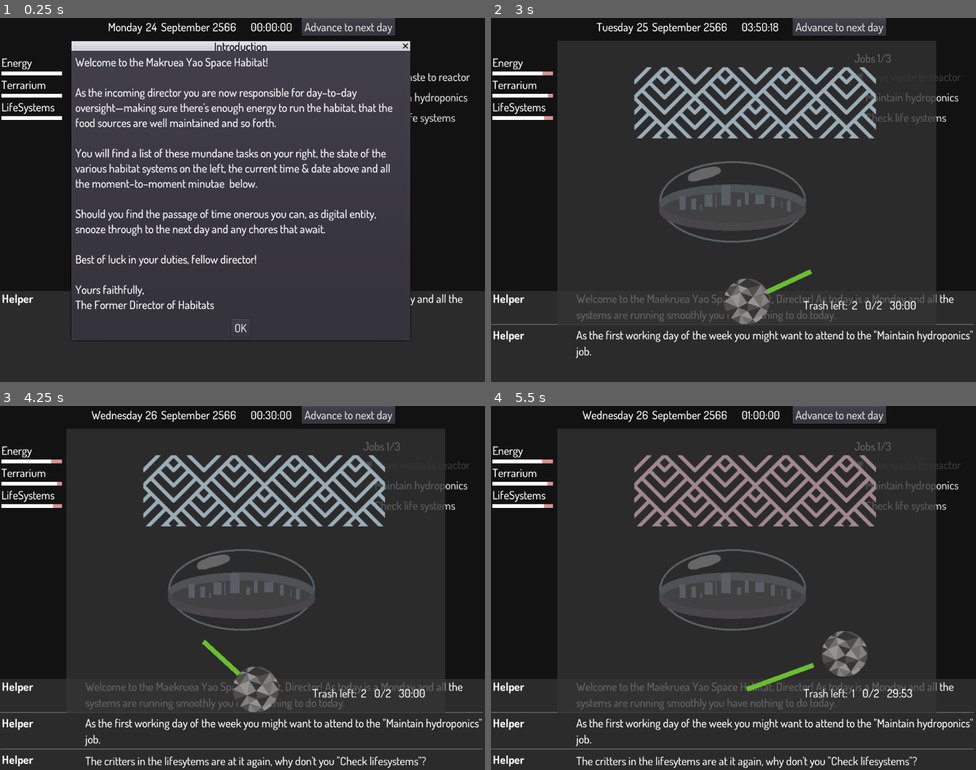
Above: before the commit, frames 1-4 (two rows, left to right).
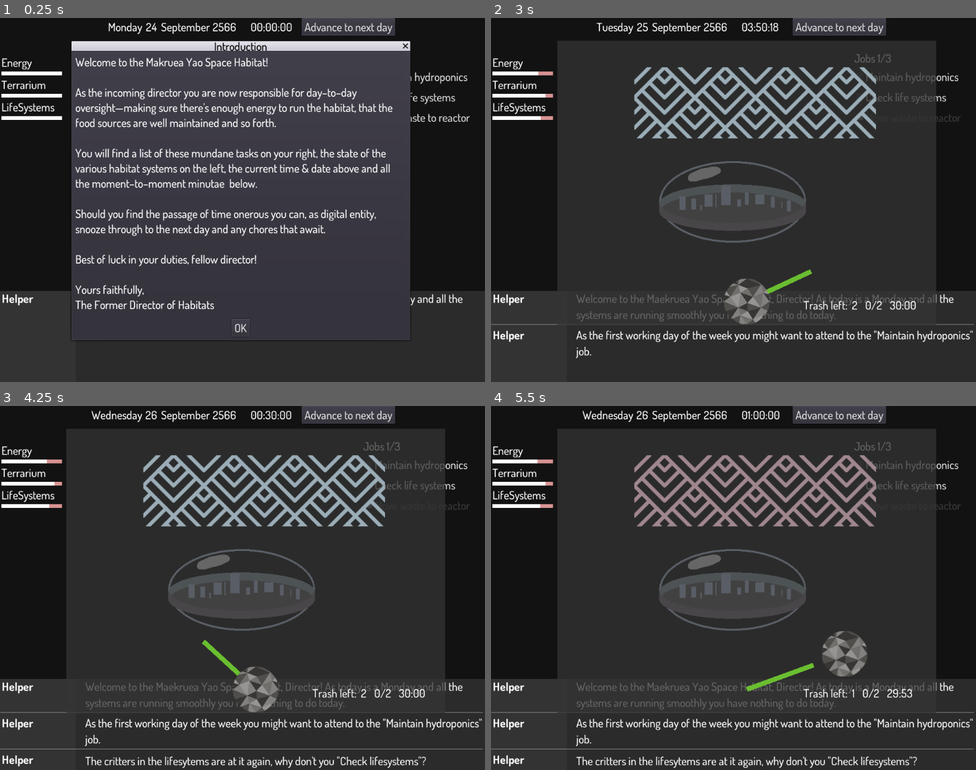
Above: after the commit, the same moments.

Repository: broquaint/eggjam20
Game: Godot game, scene res://Root.tscn
Two runs of this game, one before a commit and one after it. Both use one fixed random seed, a clock stepped at 60 frames per second and the inputs below.
Inputs:
- Up to frame 1 (0.25 s): no input
- Up to frame 2 (3 s): click "Move waste to reactor" at 0.5 s; click "Advance to next day" at 1.25 s; click "Advance to next day" at 2 s; click "OK" at 2.75 s
- Up to frame 3 (4.25 s): click "Maintain hydroponics" at 3.5 s
- Up to frame 4 (5.5 s): click "Check life systems" at 4.25 s; tap Enter (ui_accept) at 5, 5.27 s; hold Right (move_right) from 5.03 s (still down)

The runs differ from the first frame. In frame 1, 0.5% of the frame differs, in the area x 84-97%, y 14-30%; in frame 2, 0.4%; in frame 3, 0.4%; in frame 4, 0.4%.

Commit message:
Mostly improve numbers
More work is needed but there's no time for that.

Diff:
--- a/Root.tscn
+++ b/Root.tscn
@@ -175,6 +175,13 @@
 margin_bottom = 340.0
 text = "Reply to questions"
 
+[node name="MessageSourceHighlight" type="ColorRect" parent="UI"]
+margin_top = 576.0
+margin_right = 160.0
+margin_bottom = 768.0
+rect_min_size = Vector2( 160, 192 )
+color = Color( 1, 1, 1, 0.0588235 )
+
 [node name="Messages" type="ScrollContainer" parent="UI"]
 margin_top = 576.0
 margin_right = 1024.0
--- a/scripts/FeedReactor.gd
+++ b/scripts/FeedReactor.gd
@@ -42,6 +42,15 @@
 func setup(arguments):
 	trash_ball_count = arguments.trash_balls
 	trash_ball_total = trash_ball_count
+	$PlayTime.wait_time = play_duration()
+
+func play_duration():
+	if trash_ball_total <= 5:
+		return 30
+	else:
+		var rem = trash_ball_total - 2
+		var res = 30 + stepify(5*(rem / 3), 5)
+		return res
 
 func _process(_delta):
 	# TODO: Handle no balls being available!
@@ -85,7 +94,6 @@
 	if not $PlayTime.is_stopped():
 		$PlayTime.paused = true
 	$SwingAnimationPlayer.stop(false)
-	.job_summary("Of %d trash balls launched %d landed in the reactor" % [trash_ball_total, score])
 	# Wait some time for things to play out then call it whatever state.
 	yield(get_tree().create_timer(4.5), 'timeout')
 	play_state = PlayState.ALL_DONE
@@ -95,6 +103,8 @@
 			var shrink = get_tree().create_tween()
 			shrink.tween_property(ball.get_node('Sprite'), 'scale', Vector2.ZERO, 1.0)
 			shrink.set_parallel()
+
+	.job_summary("Of %d trash balls launched %d landed in the reactor" % [trash_ball_total, score])
 	emit_signal("game_completed", {total=trash_ball_total, score=score})
 
 func trash_in_reactor(ball):
--- a/scripts/Habitat.gd
+++ b/scripts/Habitat.gd
@@ -7,7 +7,7 @@
 const CONFIG_PATH = 'user://gamestate.cfg'
 
 const DAY : int  = 60 * 60 * 24
-const WEEK : int = DAY * 7
+const WEEK : int = DAY * 5
 
 const ENERGY_USAGE = DAY
 const TERRARIUM_DETERIORATION = DAY
@@ -45,13 +45,6 @@
 
 var jobs = [
 	Job.create(
-		'Move waste to reactor',
-		'energy',
-		123456,
-		'Tuesday',
-		funcref(self, '_job_feed_reactor')
-	),
-	Job.create(
 		'Maintain hydroponics',
 		'terrarium',
 		112233,
@@ -64,7 +57,14 @@
 		123123,
 		'Thursday',
 		funcref(self, '_job_check_life_systems')
-	)
+	),
+	Job.create(
+		'Move waste to reactor',
+		'energy',
+		123456,
+		'Tuesday',
+		funcref(self, '_job_feed_reactor')
+	),
 ]
 
 func _ready():
@@ -85,7 +85,7 @@
 func day_done():
 	trash_balls = clamp(trash_balls + 1, 1, 8)
 	butterflies = clamp(butterflies + 2, 1, 20)
-	critters    = clamp(critters    + 1, 1, 18)
+	critters    = clamp(critters    + 2, 1, 18)
 
 func job_begun(job):
 	yield(job.change_effect.call_func(), "completed")
@@ -96,9 +96,11 @@
 	root.display_job(feed_reactor_scene, { trash_balls = trash_balls })
 	var res = yield(root, 'job_finished')
 
-	var up_by = float(ENERGY_USAGE) * (float(res.score) / float(res.total))
+	var up_by = float(ENERGY_USAGE) * res.score
 	var new_val = clamp(energy + up_by, 0.0, float(ENERGY_MAX))
-	system_update_message("Energy from %.2f to %.2f, up by %.2f" % [energy, new_val, up_by])
+
+	system_update_message("Energy from %.2f%% to %.2f%%, up by %.2f%%" % [100*(energy/ENERGY_MAX), 100*(new_val/ENERGY_MAX), 100*(up_by/ENERGY_MAX)])
+
 	energy = new_val
 	trash_balls -= res.total
 
@@ -106,13 +108,16 @@
 	root.display_job(maintain_hydroponics_scene, { butterflies = butterflies })
 	var score = yield(root, 'job_finished')
 
-	var up_by = float(TERRARIUM_DETERIORATION) * (1 + (score/10))
+	var up_by = float(TERRARIUM_DETERIORATION) * (score / 4)
 	var new_val = clamp(terrarium + up_by, 0.0, float(TERRARIUM_MAX))
-	system_update_message("Terrarium from %.2f to %.2f, up by %.2f" % [terrarium, new_val, up_by])
+
+	system_update_message("Terrarium from %.2f%% to %.2f%%, up by %.2f%%" % [100*(terrarium/TERRARIUM_MAX), 100*(new_val/TERRARIUM_MAX), 100*(up_by/TERRARIUM_MAX)])
+
 	terrarium = new_val
 
 	energy -= float(ENERGY_USAGE) / 2
 	trash_balls += 1
+	butterflies = clamp(butterflies - score, 6, 999)
 
 func _job_check_life_systems():
 	root.display_job(check_life_systems_scene, { critters = critters })
@@ -120,11 +125,14 @@
 
 	var up_by = float(LIFE_SYSTEMS_WEAR) * (res.o2_score + res.h2o_score)
 	var new_val = clamp(life_systems + up_by, 0.0, float(LIFE_SYSTEMS_MAX))
-	system_update_message("LifeSystems from %.2f to %.2f, up by %.2f" % [life_systems, new_val, up_by])
+
+	system_update_message("LifeSystems from %.2f%% to %.2f%%, up by %.2f%%" % [100*(life_systems/LIFE_SYSTEMS_MAX), 100*(new_val/LIFE_SYSTEMS_MAX), 100*(up_by/LIFE_SYSTEMS_MAX)])
+
 	life_systems = new_val
 
 	energy -= float(ENERGY_USAGE)
 	trash_balls += 1
+	critters = clamp(critters - res.o2_score*10+res.h2o_score*10, 2, 999)
 
 func energy_percent():
 	return 100 * (energy / ENERGY_MAX)
--- a/scripts/MaintainHydroponics.gd
+++ b/scripts/MaintainHydroponics.gd
@@ -44,7 +44,7 @@
 		add_butterfly(Vector2(randi() % 100 + x, randi() % 100 + y))
 
 func add_butterfly(offset):
-	print("butterfly at ", offset.x, 'x', offset.y)
+#	print("butterfly at ", offset.x, 'x', offset.y)
 	var bf = butterfly_scene.instance()
 	bf.get_node("EscapeWindow").connect("timeout", self, "caught_butterfly", [bf])
 	bf.position = Vector2(offset.x , offset.y)
